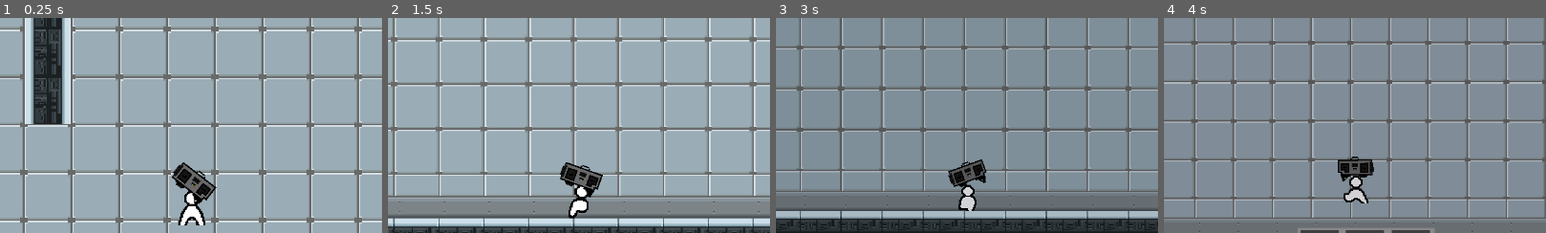
Above: before the commit, frames 1-4 (left to right).
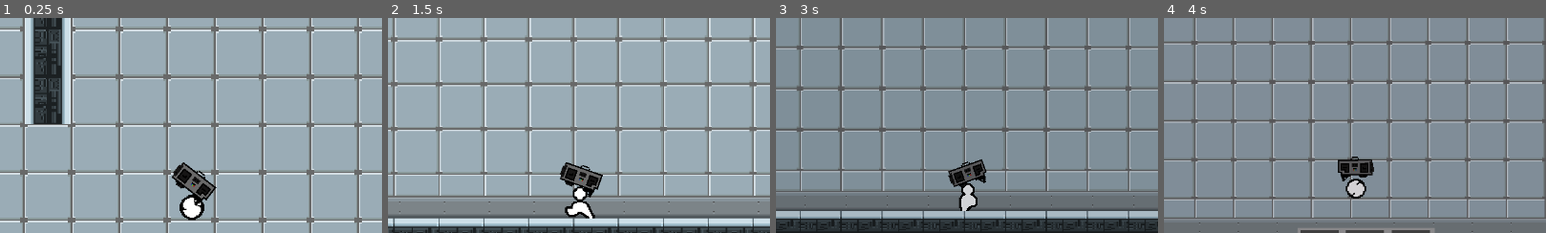
Above: after the commit, the same moments.

Repository: TheyCallMeNano/Music-Based-Platformer
Game: Godot game, scene res://Rooms/Hub.tscn
Two runs of this game, one before a commit and one after it. Both use one fixed random seed, a clock stepped at 60 frames per second and the inputs below.
Inputs (mouse positions are % of the whole screen's width and height, from its top left):
- Up to frame 1 (0.25 s): no input
- Up to frame 2 (1.5 s): move the mouse to (72, 45) at 0.52 s; hold F (interact) 0.53-1.28 s; hold D (moveRight) from 0.53 s (still down); tap W (moveUp) at 0.77 s; move the mouse to (30, 55) at 1.27 s; click (30, 55) at 1.35 s
- Up to frame 3 (3 s): tap W (moveUp) at 1.52 s; move the mouse to (60, 28) at 2.02 s; release D (moveRight) at 2.03 s; hold A (moveLeft) 2.03-2.78 s; tap 1 (slot1) at 2.1 s; move the mouse to (45, 70) at 2.77 s; hold D (moveRight) from 2.78 s (still down); tap 2 (slot2) at 2.85 s
- Up to frame 4 (4 s): keep holding D (moveRight); tap W (moveUp) at 3.02, 3.77 s; move the mouse to (80, 65) at 3.52 s; tap 3 (slot3) at 3.6 s
The pictures show only the part of the screen within x 25-75%, y 30-80%; the shares and areas given below are measured in that part.

The runs differ from the first frame. In frame 1, 0.5% of the frame differs, in the area x 46-54%, y 80-97%; in frame 2, 0.4%; in frame 3, 0.2%; in frame 4, 0.5%.

Commit message:
Added "InAir" animation

Diff:
--- a/Objects/objPlayer.tscn
+++ b/Objects/objPlayer.tscn
@@ -33,6 +33,23 @@
 "values": [ 0, 1, 2, 3 ]
 }
 
+[sub_resource type="Animation" id=9]
+resource_name = "InAir"
+length = 0.35
+loop = true
+tracks/0/type = "value"
+tracks/0/path = NodePath("Sprite:frame")
+tracks/0/interp = 1
+tracks/0/loop_wrap = true
+tracks/0/imported = false
+tracks/0/enabled = true
+tracks/0/keys = {
+"times": PoolRealArray( 0, 0.1, 0.2, 0.3 ),
+"transitions": PoolRealArray( 1, 1, 1, 1 ),
+"update": 1,
+"values": [ 12, 13, 14, 15 ]
+}
+
 [sub_resource type="Animation" id=3]
 length = 0.001
 tracks/0/type = "value"
@@ -263,6 +280,7 @@
 
 [node name="AnimationPlayer" type="AnimationPlayer" parent="."]
 anims/Idle = SubResource( 2 )
+anims/InAir = SubResource( 9 )
 anims/RESET = SubResource( 3 )
 anims/Run = SubResource( 4 )
 
--- a/Scripts/scrPlayer.gd
+++ b/Scripts/scrPlayer.gd
@@ -64,23 +64,27 @@
 
 	if Input.is_action_pressed("moveRight"):
 		motion.x = min(motion.x+accl,speed)
-		animationPlayer.play("Run")
-		get_node("Sprite").set_flip_h(false)
+		if is_on_floor():
+			animationPlayer.play("Run")
+			get_node("Sprite").set_flip_h(false)
 
 	elif Input.is_action_pressed("moveLeft"):
 		motion.x = max(motion.x-accl,-speed)
-		animationPlayer.play("Run")
-		get_node("Sprite").set_flip_h(true)
+		if is_on_floor():
+			animationPlayer.play("Run")
+			get_node("Sprite").set_flip_h(true)
 
 	else:
 		motion.x = lerp(motion.x,0,0.2)
-		animationPlayer.play("Idle")
+		if is_on_floor():
+			animationPlayer.play("Idle")
 
 	if jumpsLeft != 0:
 		if Input.is_action_just_pressed("moveUp"):
 			motion.y = jump
 			jumpsLeft -= 1
 	if !is_on_floor():
+		animationPlayer.play("InAir")
 		if Input.is_action_just_pressed("moveDown"):
 			motion.y = -jump
 	if is_on_floor():
Not shown: 1 places in Objects/objPlayer.tscn that only renumber resources
